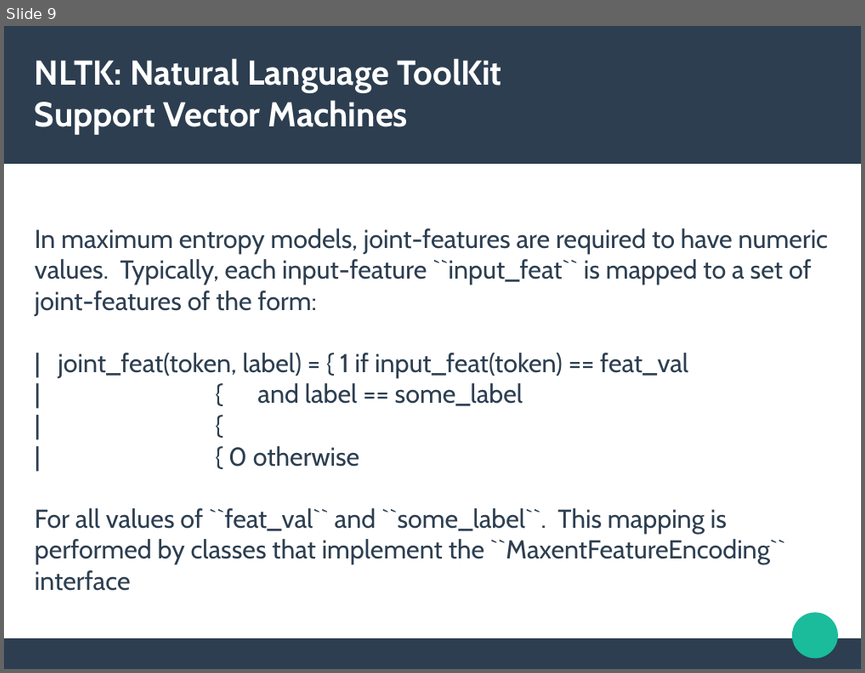
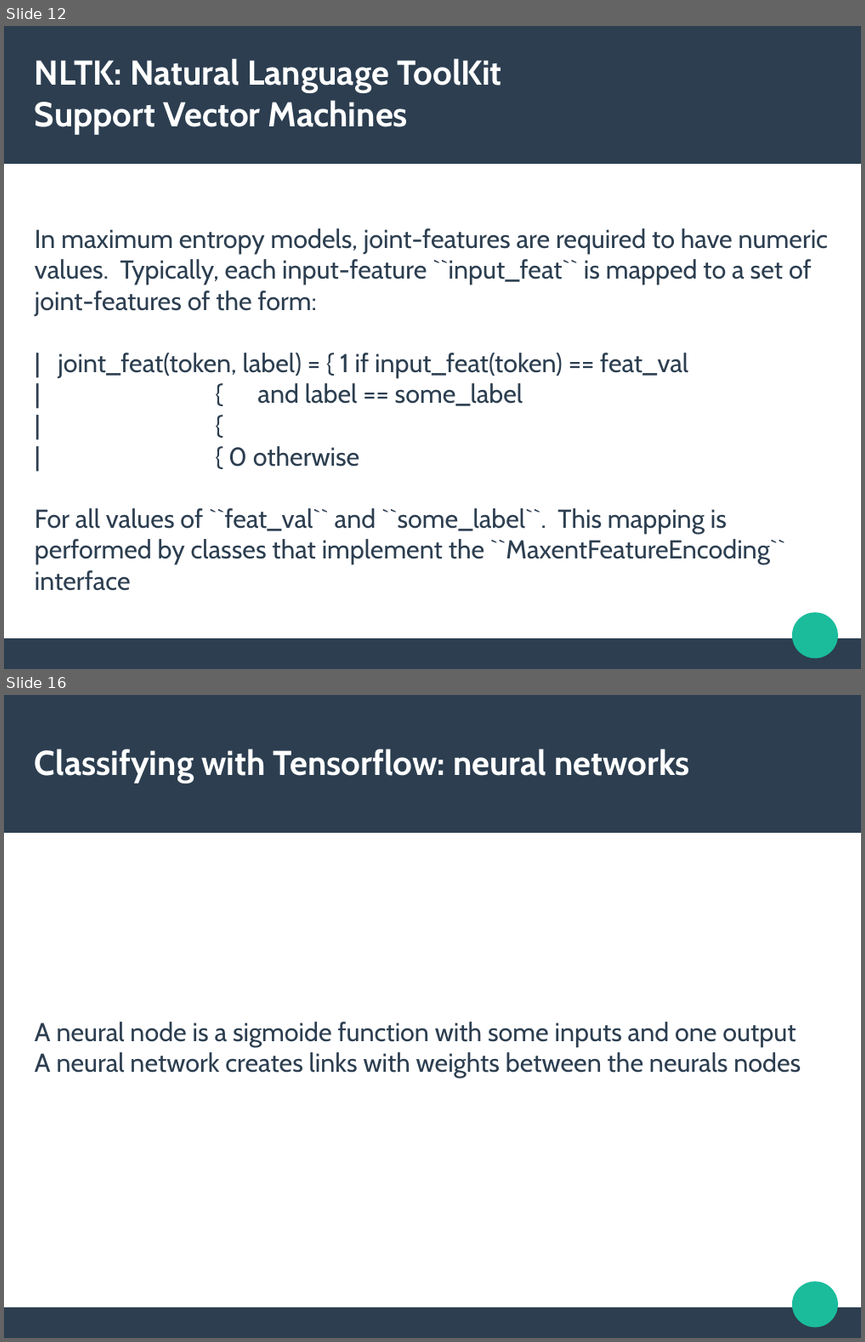
Before and after one commit to Lingwars/GAPLEN, a slide deck: docs/materials/classify.odp. Shown one above the other, each under a label of ours: slide 9 before the commit, slides 12 and 16 after it; the slides between them are not shown. The pictures are 865x673 and 865x1342 pixels, drawn with LibreOffice and Linux fonts; fonts in the diff are those of the drawing. Boxes give left, top, right and bottom in pixels: in the first picture for what was removed or moved away, otherwise in the second. Text is boxed around its words. In the diff, an @@ line names an element or a change of style, - is before the commit and + after.

Commit message:
classify.odp: more slides

```diff
--- a/docs/materials/classify.odp
+++ b/docs/materials/classify.odp
@@ slide 16 added at <box>4,695,861,1338</box>, background #FFFFFF; not listed: 3 template elements that a slide beside it also shows @@
@@ title added at <box>35,749,690,783</box>, 31.9 pt, text #FFFFFF, bold @@
+Classifying with Tensorflow: neural networks
@@ subtitle added at <box>35,1021,800,1078</box>, 24 pt, text #2C3E50 @@
+A neural node is a sigmoide function with some inputs and one output
+A neural network creates links with weights between the neurals nodes
@@ what was slide 9 is now slide 12 @@
```
Also in this commit, not shown: 4 slides changed, 8 other slides added.
